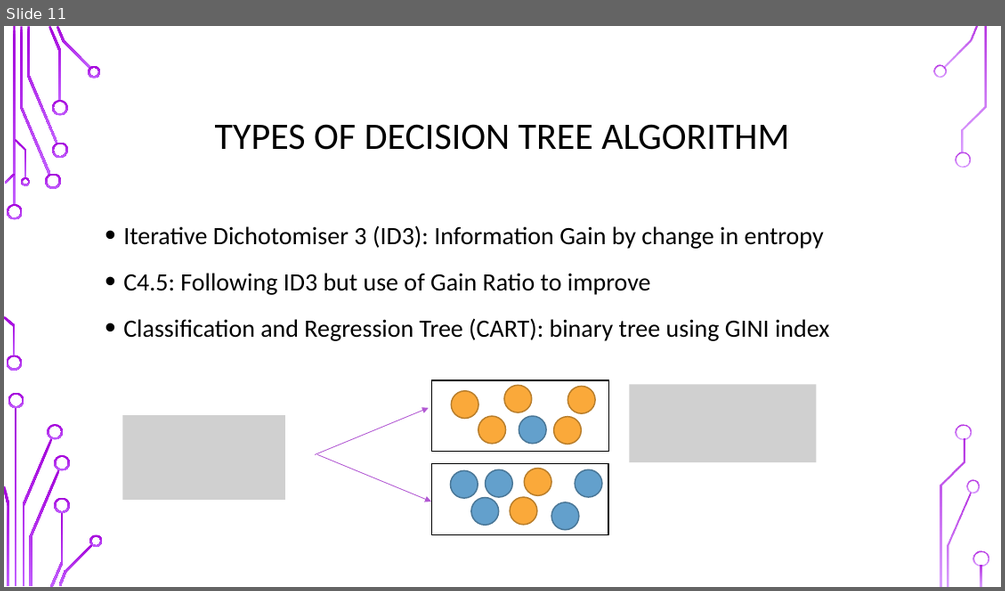
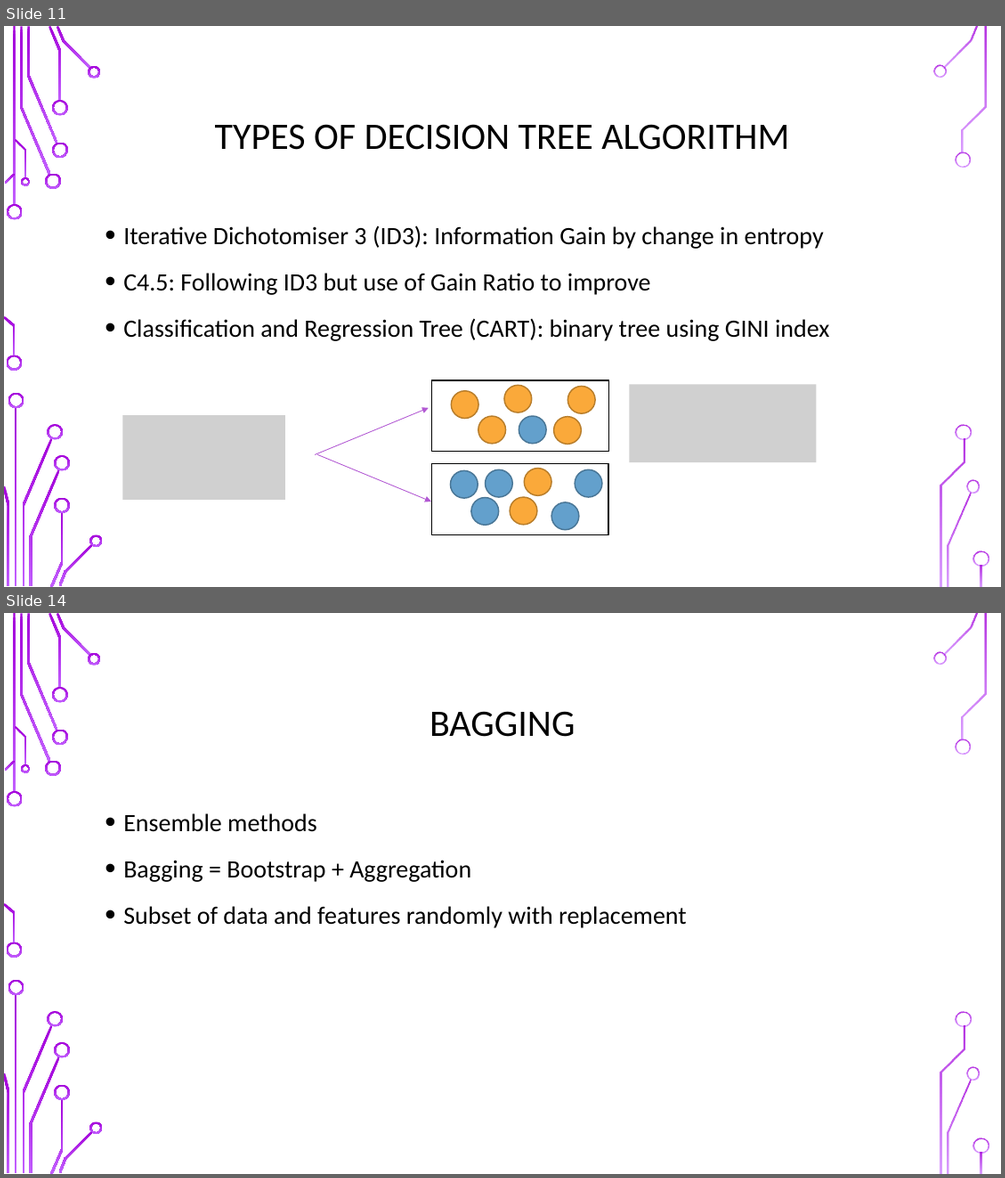
Before and after one commit to UOMDSS/workshops-2021-2022, a slide deck: semester-2-2021-2022/week-6-decision-tree/Decision_Tree.pptx. Shown one above the other, each under a label of ours: slide 11 before the commit, slides 11 and 14 after it; the slides between them are not shown. The pictures are 1005x591 and 1005x1178 pixels, drawn with LibreOffice and Linux fonts; fonts in the diff are those of the drawing; grey boxes stand for pictures; background and template pictures are left out. Boxes give left, top, right and bottom in pixels: in the first picture for what was removed or moved away, otherwise in the second. Text is boxed around its words. In the diff, an @@ line names an element or a change of style, - is before the commit and + after.

Commit message:
Added random forest part of ppt

```diff
--- a/semester-2-2021-2022/week-6-decision-tree/Decision_Tree.pptx
+++ b/semester-2-2021-2022/week-6-decision-tree/Decision_Tree.pptx
@@ slide 14 added at [4, 613, 1001, 1174], background picture (left out); not listed: 36 template elements that a slide beside it also shows @@
@@ title added at [429, 711, 574, 737], 36 pt, text #000000 @@
+BAGGING
@@ text added at [123, 813, 687, 928], 24 pt, text #000000 @@
+• Ensemble methods
+• Bagging = Bootstrap + Aggregation
+• Subset of data and features randomly with replacement
```
Also in this commit, not shown: 2 slides changed, 4 other slides added.
